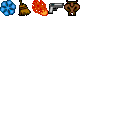
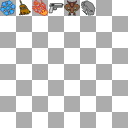
Layered file, before and after one edit (128×128). Changes by layer:
added layer "rock.png" above "minotaur.png" over 80, 0, 128, 64
showed "Background" over 0, 0, 128, 128
